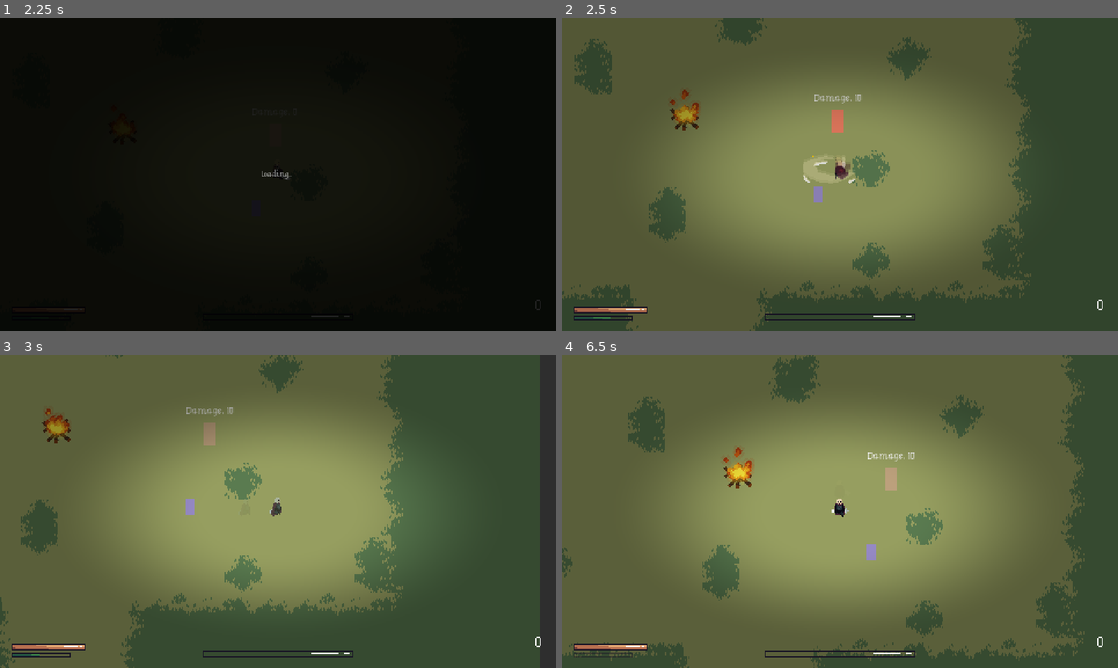
Above: before the commit, frames 1-4 (two rows, left to right).
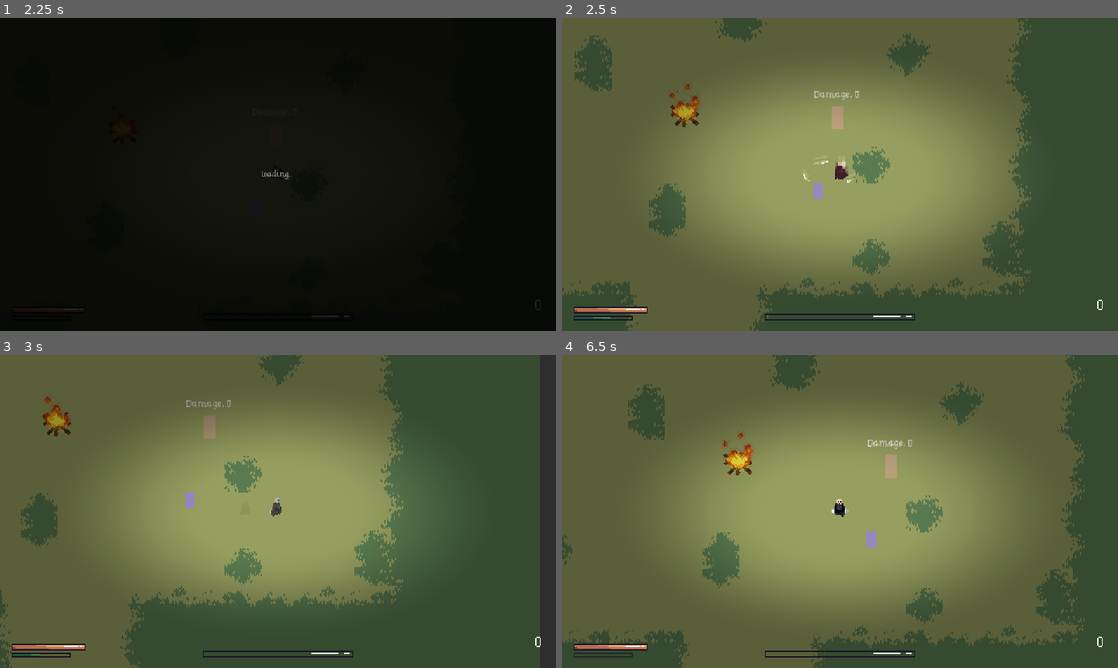
Above: after the commit, the same moments.

Repository: vyskof/parrybound
Game: Godot game, scene res://ui/main_menu.tscn
Two runs of this game, one before a commit and one after it. Both use one fixed random seed, a clock stepped at 60 frames per second and the inputs below.
Inputs (mouse positions are in pixels of both pictures, inside the frame that each line leads up to):
- Up to frame 1 (2.25 s): click "New Game" at 0.5 s; tap Enter at 1.25 s; move the mouse to (400, 158) at 1.27 s; hold Right (ui_right) 1.28-2.03 s; click (400, 158) at 1.35 s; tap Space (dodge) at 2 s; move the mouse to (166, 190) at 2.02 s; hold Down (ui_down) from 2.03 s (still down); click (166, 190) at 2.1 s
- Up to frame 2 (2.5 s): keep holding Down (ui_down)
- Up to frame 3 (3 s): move the mouse to (333, 442) at 2.77 s; release Down (ui_down) at 2.78 s; hold Right (ui_right) from 2.78 s (still down); tap Space (dodge) at 2.85 s
- Up to frame 4 (6.5 s): click (895, 442) at 3.05 s; move the mouse to (812, 574) at 3.52 s; release Right (ui_right) at 3.53 s; hold Up (ui_up) 3.53-4.28 s; tap Shift (fast_move) at 3.6 s; click (812, 574) at 3.8 s; move the mouse to (1006, 558) at 4.27 s; hold E (interact) 4.28-5.03 s; hold Left (ui_left) 4.28-5.78 s; click (1006, 558) at 4.55 s; move the mouse to (673, 464) at 5.02 s; right-click (673, 464) at 5.1 s; click (673, 464) at 5.3 s; move the mouse to (867, 511) at 5.77 s; hold Down (ui_down) from 5.78 s (still down); click (867, 511) at 5.85 s

Frame 1 is identical in both runs. In frame 2, 4.5% of the frame differs, in the area x 0-85%, y 0-100%; in frame 3, 4.7%; in frame 4, 8.4%, in the area x 0-94%, y 0-100%.

Commit message:
oukjejjj par fixu

Diff:
--- a/boss - Reaper/attacks/reaper_slash.tres
+++ b/boss - Reaper/attacks/reaper_slash.tres
@@ -12,5 +12,6 @@
 [resource]
 script = ExtResource("1")
 id = &"slash"
+animations = Array[StringName]([&"attack_1"])
 combat_data = SubResource("CombatData_slash")
 telegraph_time = 0.25
--- a/boss - Reaper/attacks/reaper_sweep.tres
+++ b/boss - Reaper/attacks/reaper_sweep.tres
@@ -12,5 +12,6 @@
 [resource]
 script = ExtResource("1")
 id = &"sweep"
+animations = Array[StringName]([&"attack_2"])
 combat_data = SubResource("CombatData_sweep")
 telegraph_time = 0.3
--- a/boss - Reaper/attacks/reaper_sweep_perilous.tres
+++ b/boss - Reaper/attacks/reaper_sweep_perilous.tres
@@ -14,5 +14,6 @@
 [resource]
 script = ExtResource("1")
 id = &"sweep_perilous"
+animations = Array[StringName]([&"attack_2"])
 combat_data = SubResource("CombatData_sweep_perilous")
 telegraph_time = 0.45
--- a/character/character.gd
+++ b/character/character.gd
@@ -355,7 +355,7 @@
 		"parameters/StateMachine/AttackState/blend_position",
 		Vector2(mouse_dir.x, -mouse_dir.y)
 	)
-	_hitbox.position = Vector2(0.0, -12.0) + mouse_dir * tuning.attack_reach
+	_hitbox.position = Vector2(0.0, tuning.body_center_offset) + mouse_dir * tuning.attack_reach
 	_hitbox.rotation = mouse_dir.angle()
 	_clear_hitbox()
 	_playback.travel("AttackState")
--- a/character/character.tscn
+++ b/character/character.tscn
@@ -578,7 +578,7 @@
 metadata/_custom_type_script = "uid://dxnjmcdy603mm"
 
 [sub_resource type="RectangleShape2D" id="RectangleShape2D_qi5as"]
-size = Vector2(57.651535, 67.23743)
+size = Vector2(26, 30)
 
 [sub_resource type="RectangleShape2D" id="RectangleShape2D_wfnr8"]
 size = Vector2(6, 10)
--- a/damage_boxes/hitbox.gd
+++ b/damage_boxes/hitbox.gd
@@ -39,3 +39,4 @@
 
 func clear_hit_targets() -> void:
 	hit_targets.clear()
+	_last_hit_time.clear()
--- a/shared(other)/combat_tuning.gd
+++ b/shared(other)/combat_tuning.gd
@@ -31,6 +31,7 @@
 @export var attack_active: float = 0.10
 @export var attack_recovery: float = 0.28
 @export var attack_reach: float = 22.0
+@export var body_center_offset: float = -4.0
 @export var attack_stamina_cost: float = 15.0
 @export var base_attack_damage: float = 10.0
 @export var base_attack_posture_dmg: float = 10.0
